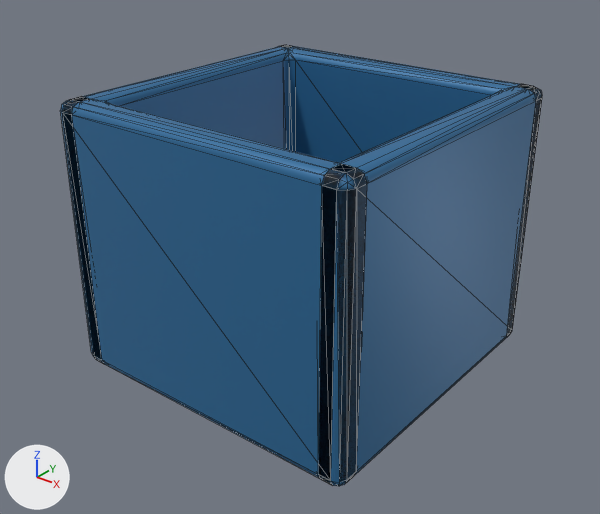
Renders of the glTF model game/public/assets/container-shell.glb from each side of a commit.
One viewpoint serves both versions: a camera (50 mm lens) standing at (1.444, -1.843, 1.463) and looking at (0.012, -0.053, 0.354). The lights are fixed; the arrows at lower left show +X, +Y and +Z. The first picture is the older version. Mesh edges are drawn as thin lines. Vertices at exactly the same position are counted once.

Before the edit, the objects in view are built like this:
```python
me_cube = bpy.data.meshes.new('Cube')
me_cube.from_pydata(...)  # 400 vertices, 822 faces; spans x -0.5..0.5, y -0.5..0.5, z 0.0..0.85
# faces by material slot: [220, 602]
me_cube.materials.append(mat_rr_rig_blue)  # blue #2f6f9f
me_cube.materials.append(mat_rr_dark_metal)  # dark grey #2f3133
ob_container_shell = bpy.data.objects.new('container-shell', me_cube)
ob_container_shell.location = (0.0, 0.0, 0.0)
```
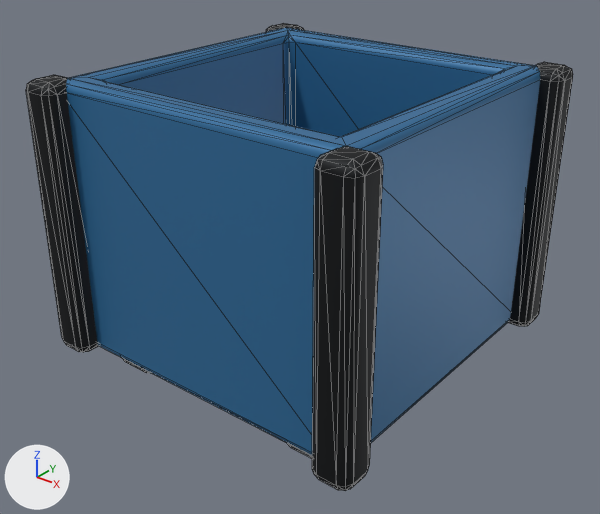
What the commit changed:
me_cube is used by ob_container_shell; location (0.0, 0.0, 0.0).
me_cube had 400 vertices, 822 faces and spanned x -0.5..0.5, y -0.5..0.5, z 0.0..0.85.
me_cube now has 440 vertices, 868 faces and spans x -0.56..0.56, y -0.56..0.56, z 0.0..0.91.
me_cube part 1: the loose piece of 288 vertices spanning x -0.5..0.5, y -0.5..0.5, z 0.0..0.85 is rebuilt with 328 vertices and now spans x -0.56..0.56, y -0.56..0.56, z 0.06..0.91.
Other edits to the shape of me_cube do not show in these pictures.

Pixel boxes [x1, y1, x2, y2] of what changed, in the pictures (600 x 514 px):
'container-shell', reshaped (13% wider, 6% taller)
    before: [60, 45, 542, 486]
    after: [26, 23, 573, 491]
